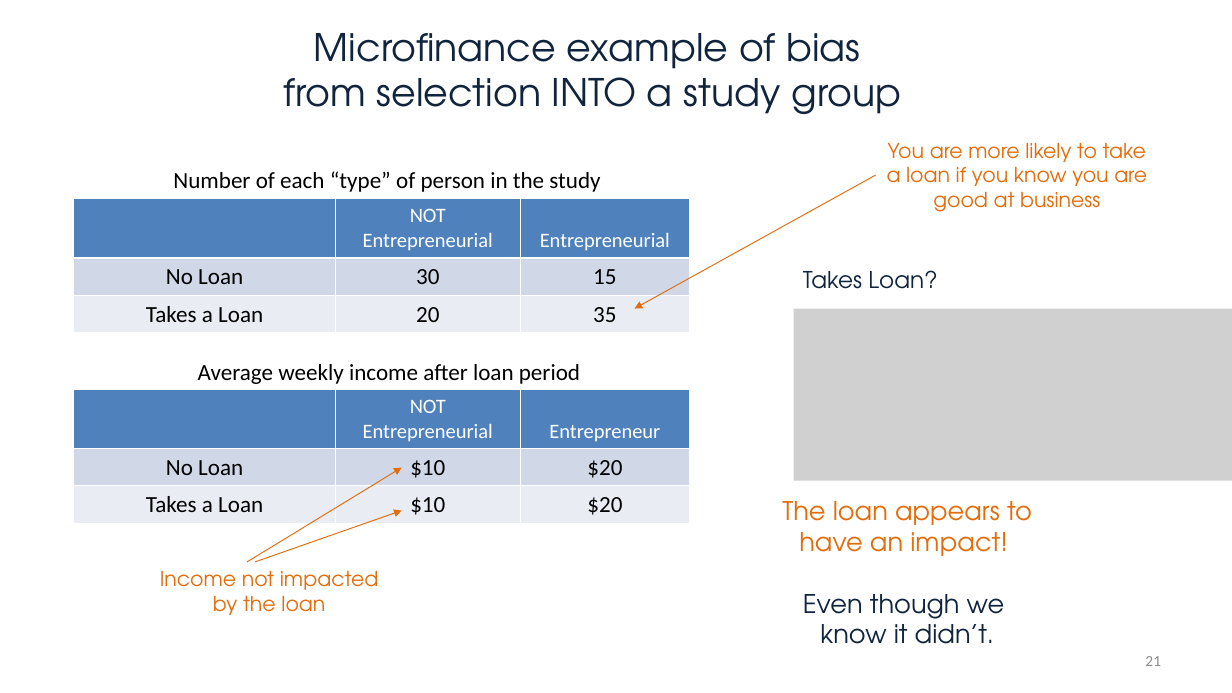
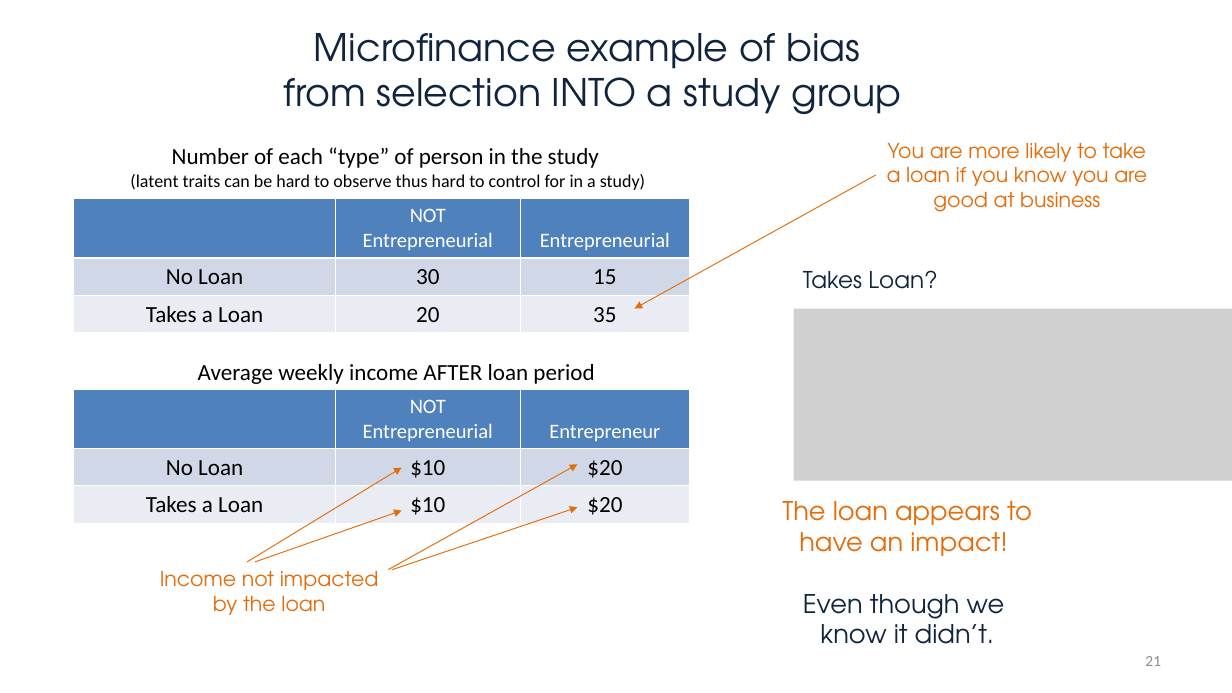
Before and after one commit to DS4PS/cpp-524-sum-2021, a slide deck: slide 21 of lectures/p-02-tests-for-cf-validity.pptx. Drawn at 1232x693 pixels with LibreOffice and Linux fonts; fonts in the diff are those of the drawing; grey boxes stand for pictures. Boxes give left, top, right and bottom in pixels: in the first picture for what was removed or moved away, otherwise in the second. Text is boxed around its words. In the diff, an @@ line names an element or a change of style, - is before the commit and + after.

```diff
--- a/lectures/p-02-tests-for-cf-validity.pptx
+++ b/lectures/p-02-tests-for-cf-validity.pptx
@@ text "Number of each “type” of ...": place and size @@
-text "Number of each “type” of ..." at box(173, 171, 600, 192)
+text "Number of each “type” of ..." at box(130, 147, 645, 190)
@@ text at box(172, 147, 599, 168): alignment left to centre @@
@@ text at box(130, 174, 645, 190): paragraph added @@
+(latent traits can be hard to observe thus hard to control for in a study)
@@ text at box(198, 364, 594, 384): text changed @@
-Average weekly income after loan period
+Average weekly income AFTER loan period
@@ arrow added from (388, 570) to (578, 465), #E46C0A 0.75 pt @@
@@ arrow added from (392, 570) to (578, 507), #E46C0A 0.75 pt @@
```
Also in this commit, not shown: 8 other slides changed, 4 slides added, 1 other file.
